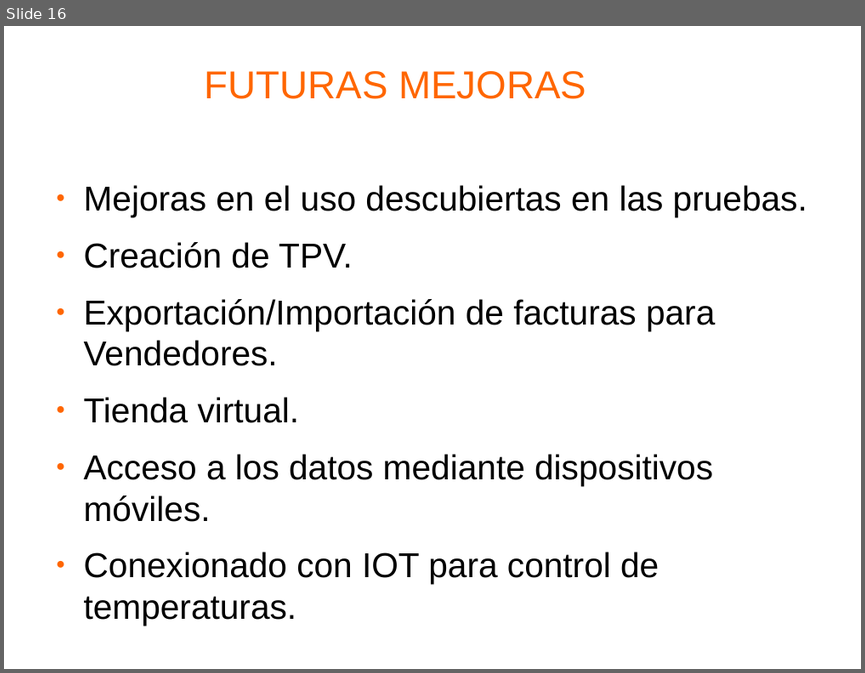
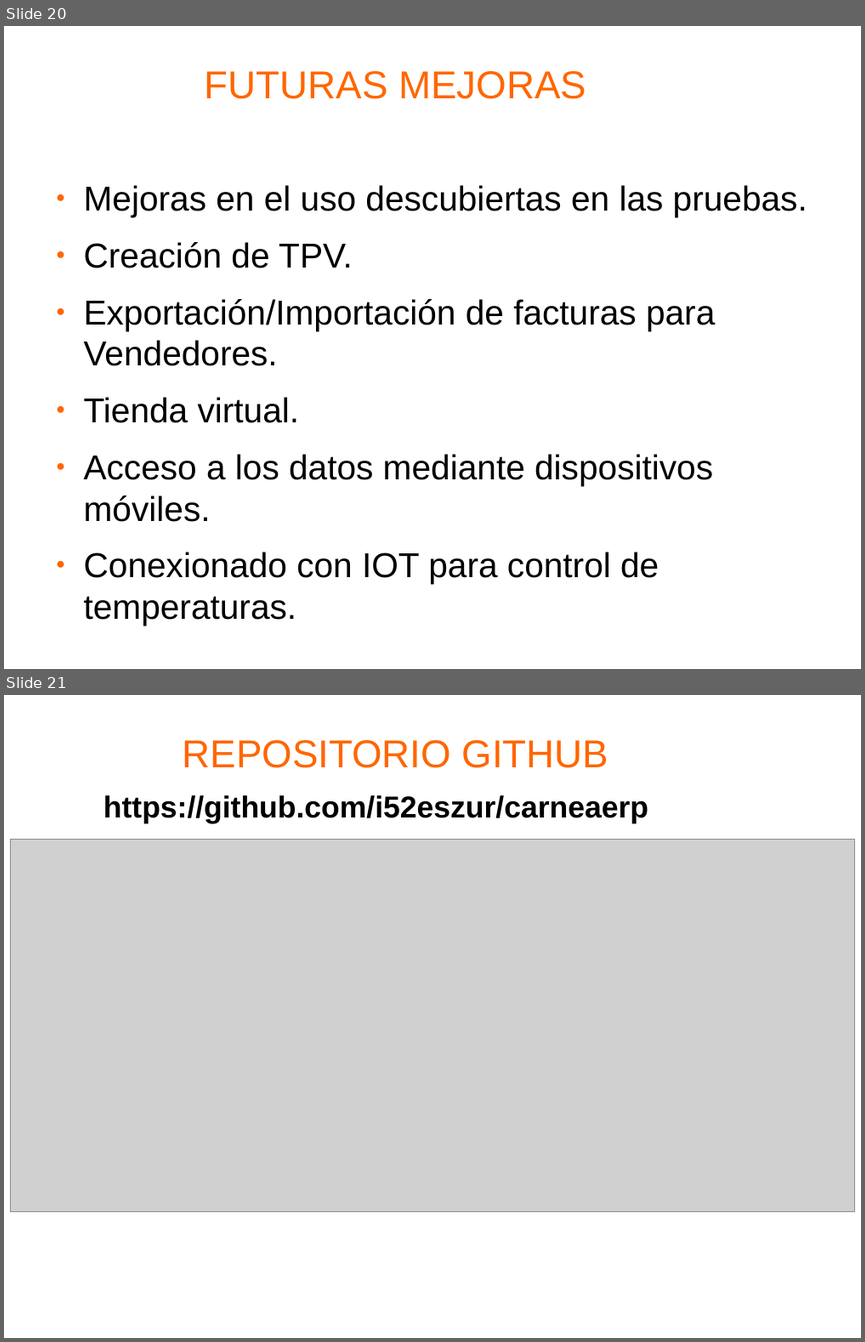
Before and after one commit to i52eszur/carneaerp, a slide deck: documentacion/presentacion/presentacion.odp. Shown one above the other, each under a label of ours: slide 16 before the commit, slides 20 and 21 after it. The pictures are 865x673 and 865x1342 pixels, drawn with LibreOffice and Linux fonts; fonts in the diff are those of the drawing; grey boxes stand for pictures; background and template pictures are left out. Boxes give left, top, right and bottom in pixels: in the first picture for what was removed or moved away, otherwise in the second. Text is boxed around its words. In the diff, an @@ line names an element or a change of style, - is before the commit and + after.

```diff
--- a/documentacion/presentacion/presentacion.odp
+++ b/documentacion/presentacion/presentacion.odp
@@ slide 21 added at <box>4,695,861,1338</box>, background #FFFFFF @@
@@ title added at <box>182,740,609,768</box>, 36 pt, text #FF6600 @@
+REPOSITORIO GITHUB
@@ text added at <box>103,795,648,824</box>, 28 pt, text #000000, bold @@
+https://github.com/i52eszur/carneaerp
@@ picture added at <box>10,839,856,1211</box> @@
@@ what was slide 16 is now slide 20 @@
```
Also in this commit, not shown: 7 slides changed, 6 other slides added, 2 slides removed, 7 other files.
